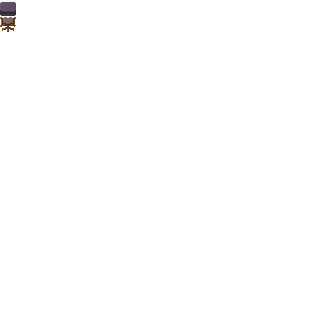
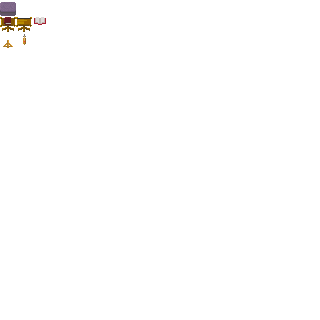
The second 320px x 320px image is a revision of the first. Changes to its layers:
painted on "Layer 1" over [left=0, top=2, right=46, bottom=48]
